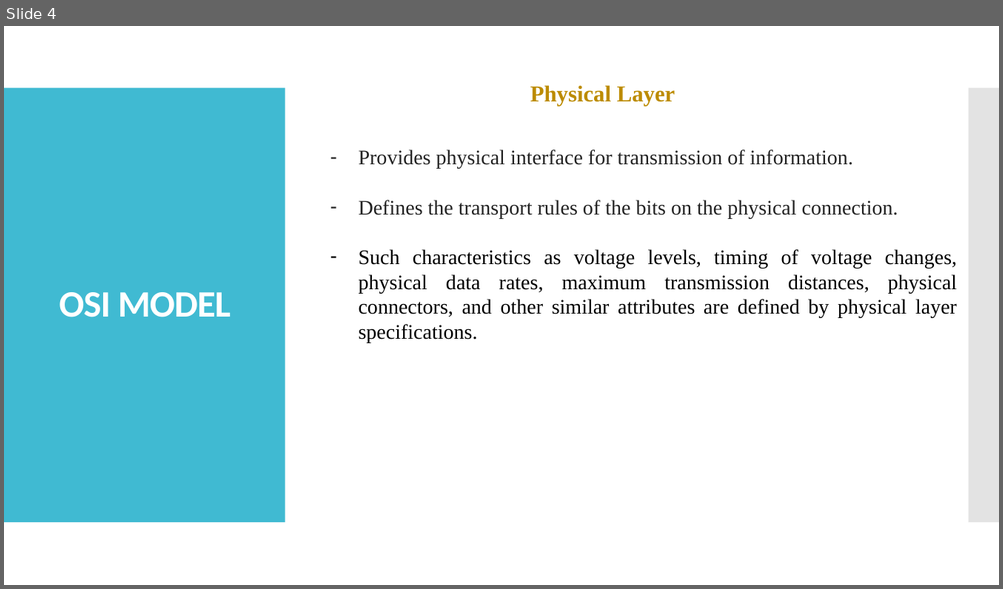
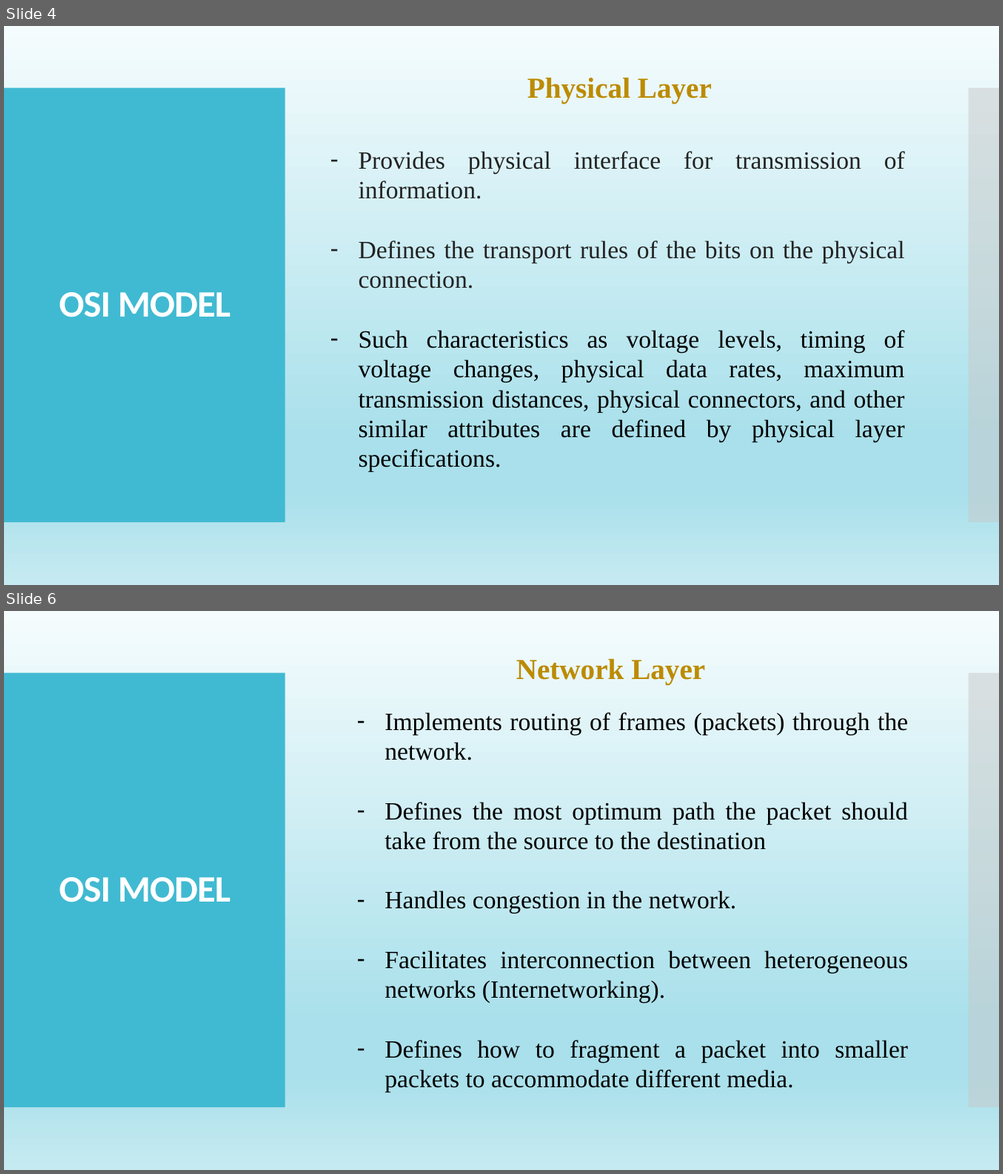
Before and after one commit to tiendatdk3493/video-javaScript, a slide deck: TCP-IP.pptx. Shown one above the other, each under a label of ours: slide 4 before the commit, slides 4 and 6 after it; the slides between them are not shown. The pictures are 1003x589 and 1003x1174 pixels, drawn with LibreOffice and Linux fonts; fonts in the diff are those of the drawing. Boxes give left, top, right and bottom in pixels: in the first picture for what was removed or moved away, otherwise in the second. Text is boxed around its words. In the diff, an @@ line names an element or a change of style, - is before the commit and + after.

```diff
--- a/TCP-IP.pptx
+++ b/TCP-IP.pptx
@@ slide 6 added at bbox=[4, 611, 999, 1170], background gradient #F5FCFD to #A9E0EB to #C6EAF1; not listed: 2 template elements that a slide beside it also shows @@
@@ text added at bbox=[516, 658, 705, 685], 28 pt, text #BB8B00, bold @@
+Network Layer
@@ text added at bbox=[384, 712, 908, 1093], 24 pt, text #000000 @@
+– Implements routing of frames (packets) through the network.
+– Defines the most optimum path the packet should take from the source to the destination
+– Handles congestion in the network.
+– Facilitates interconnection between heterogeneous networks (Internetworking).
+– Defines how to fragment a packet into smaller packets to accommodate different media.
@@ title added at bbox=[59, 877, 230, 903], 36 pt, text #FFFFFF, bold @@
+OSI MODEL
@@ slide 4 changed as well @@
@@ background #FFFFFF to gradient #F5FCFD to #A9E0EB to #C6EAF1 @@
@@ text "Physical Layer": place and size @@
-text "Physical Layer" at bbox=[530, 85, 675, 106]
+text "Physical Layer" at bbox=[527, 77, 711, 103]
@@ text "Physical Layer" at bbox=[527, 77, 711, 103]: size 22 to 28 pt @@
@@ text "Provides physical interface for transmission ..." at bbox=[358, 151, 905, 472]: size 20 to 24 pt @@
```
Also in this commit, not shown: 20 other slides changed, 4 other slides added, 1 slide removed, 1 other file.
